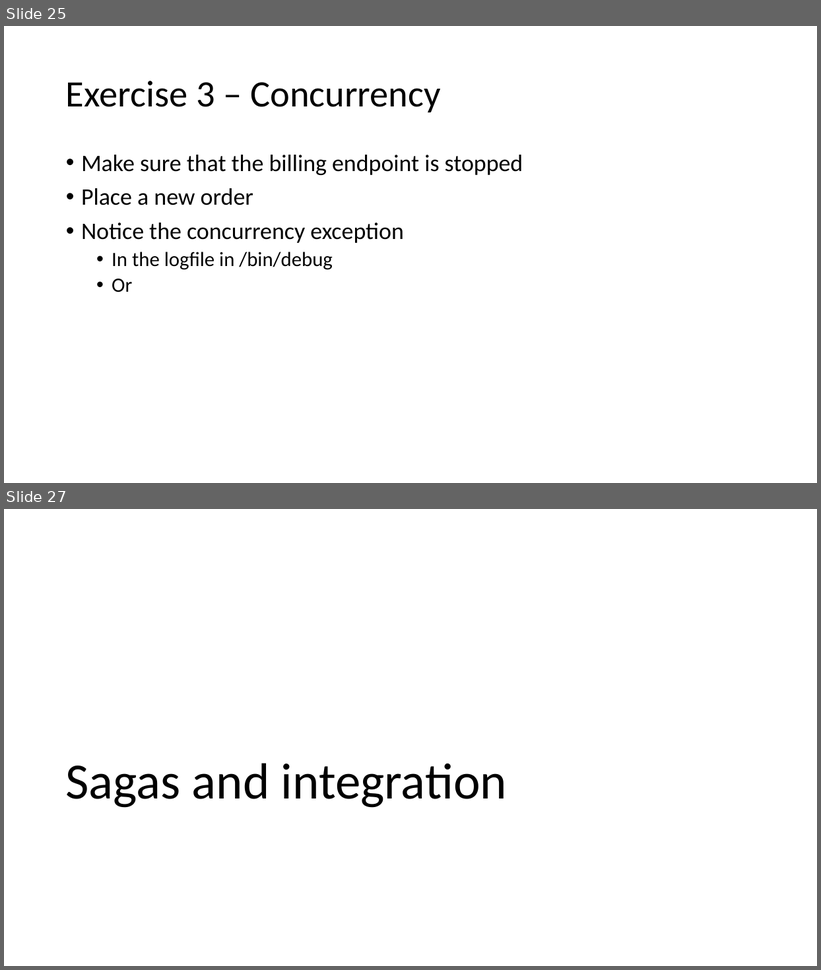
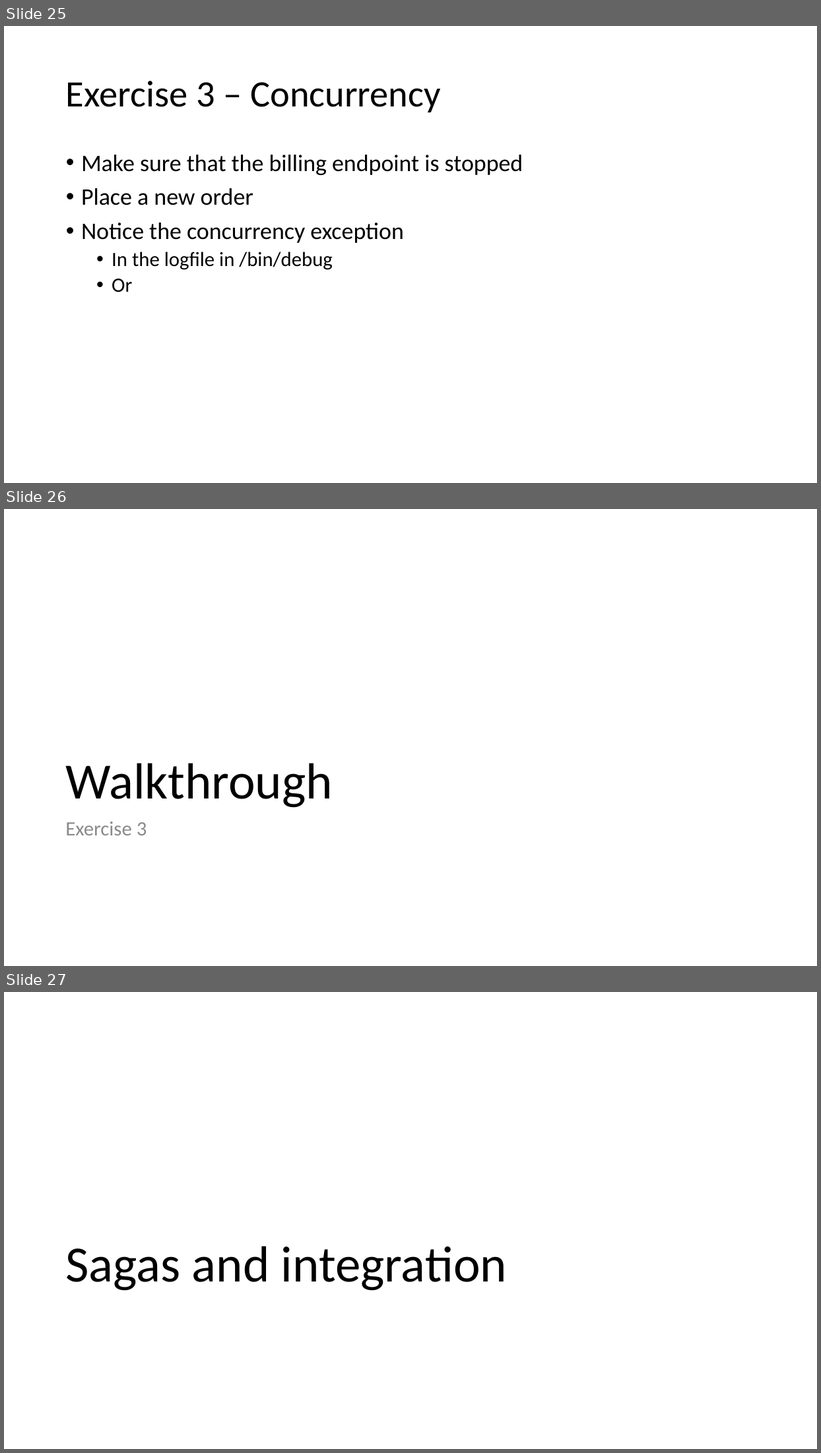
Before and after one commit to Particular/SagaMasterClass, a slide deck: SagaMasterClass.pptx. Shown one above the other, each under a label of ours: slides 25 and 27 before the commit, slides 25, 26 and 27 after it; the slides between them are not shown. The pictures are 821x970 and 821x1453 pixels, drawn with LibreOffice and Linux fonts; fonts in the diff are those of the drawing. Boxes give left, top, right and bottom in pixels: in the first picture for what was removed or moved away, otherwise in the second. Text is boxed around its words. In the diff, an @@ line names an element or a change of style, - is before the commit and + after.

```diff
--- a/SagaMasterClass.pptx
+++ b/SagaMasterClass.pptx
@@ slide 26 added at <box>4,509,817,966</box>, background #FFFFFF @@
@@ title added at <box>65,763,332,808</box>, 60 pt, text #000000 @@
+Walkthrough
@@ text added at <box>65,822,147,836</box>, 24 pt, text #8C8C8C @@
+Exercise 3
```
Also in this commit, not shown: 5 slides changed, 2 other slides added, 1 slide removed.
